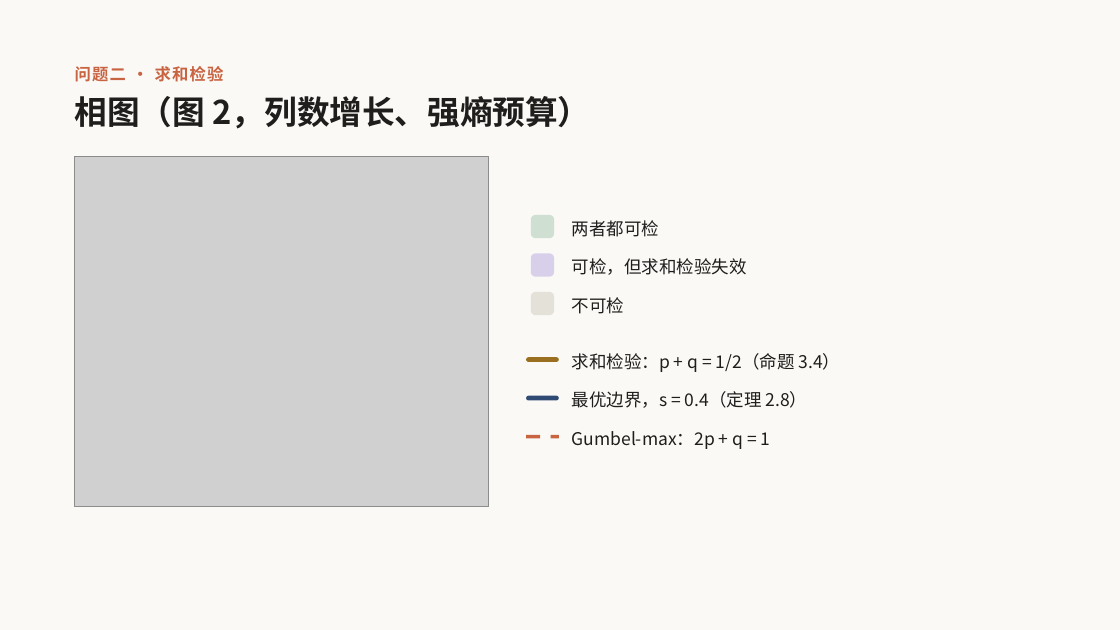
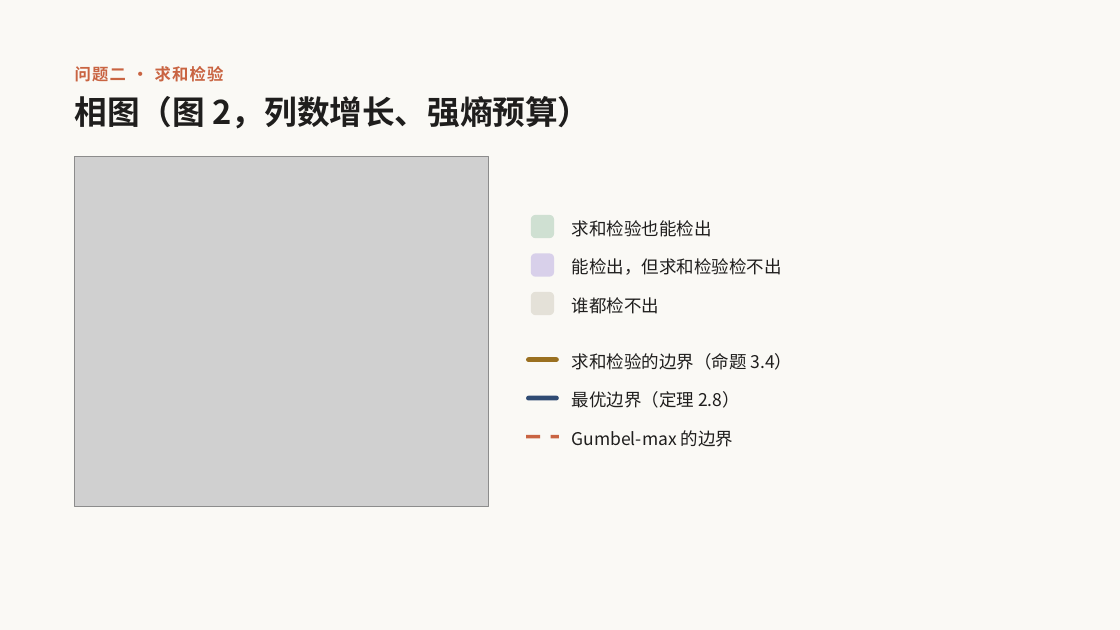
Before and after one commit to huyhoang345txt-arch/ppt, a slide deck: slide 24 of textGrain论文报告.pptx. Drawn at 1120x630 pixels with LibreOffice and Linux fonts; fonts in the diff are those of the drawing; grey boxes stand for pictures. Boxes give left, top, right and bottom in pixels: in the first picture for what was removed or moved away, otherwise in the second. Text is boxed around its words. In the diff, an @@ line names an element or a change of style, - is before the commit and + after.

```diff
--- a/textGrain论文报告.pptx
+++ b/textGrain论文报告.pptx
@@ text at (x1=572, y1=220, x2=712, y2=237): text changed @@
-两者都可检
+求和检验也能检出
@@ text at (x1=572, y1=258, x2=782, y2=275): text changed @@
-可检，但求和检验失效
+能检出，但求和检验检不出
@@ text at (x1=572, y1=297, x2=659, y2=314): text changed @@
-不可检
+谁都检不出
@@ text at (x1=572, y1=353, x2=793, y2=370): text changed @@
-求和检验：p + q = 1/2（命题 3.4）
+求和检验的边界（命题 3.4）
@@ text at (x1=572, y1=391, x2=740, y2=408): text changed @@
-最优边界，s = 0.4（定理 2.8）
+最优边界（定理 2.8）
@@ text at (x1=572, y1=430, x2=733, y2=447): text changed @@
-Gumbel-max：2p + q = 1
+Gumbel-max 的边界
```
Also in this commit, not shown: 3 other slides changed.
